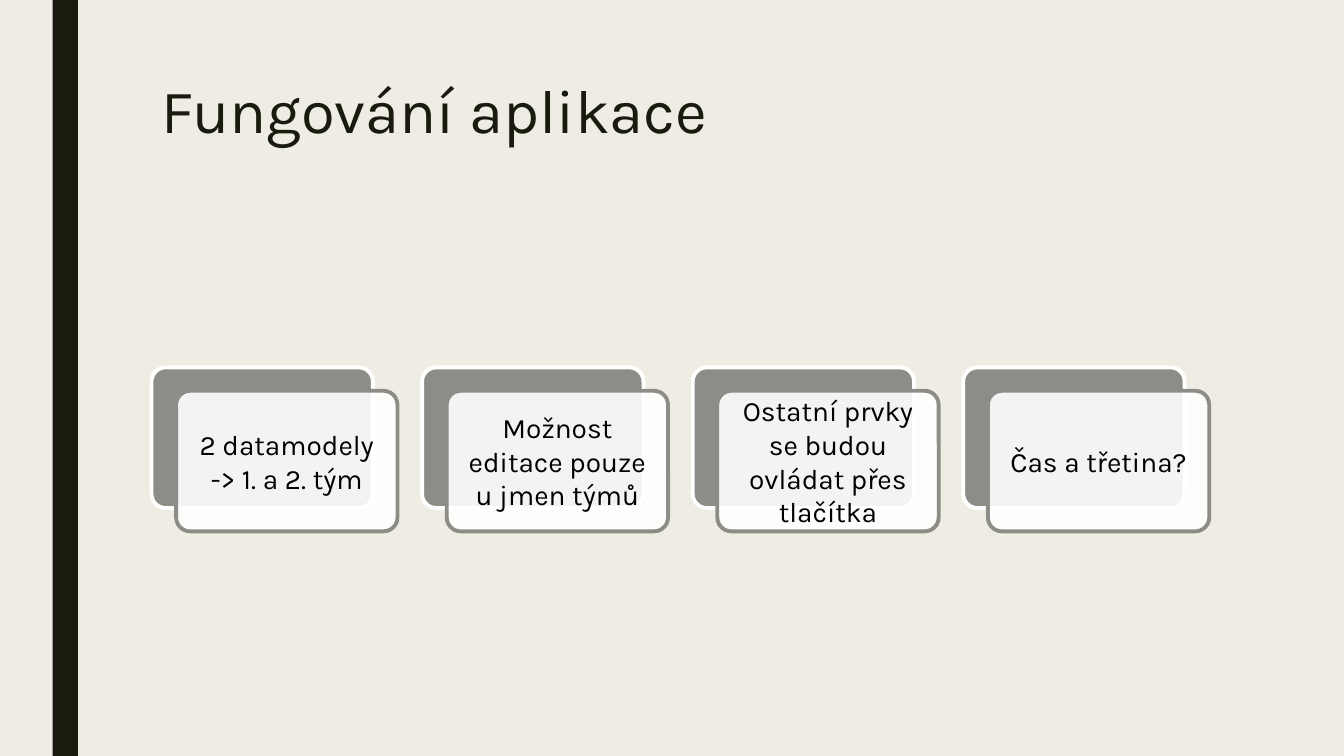
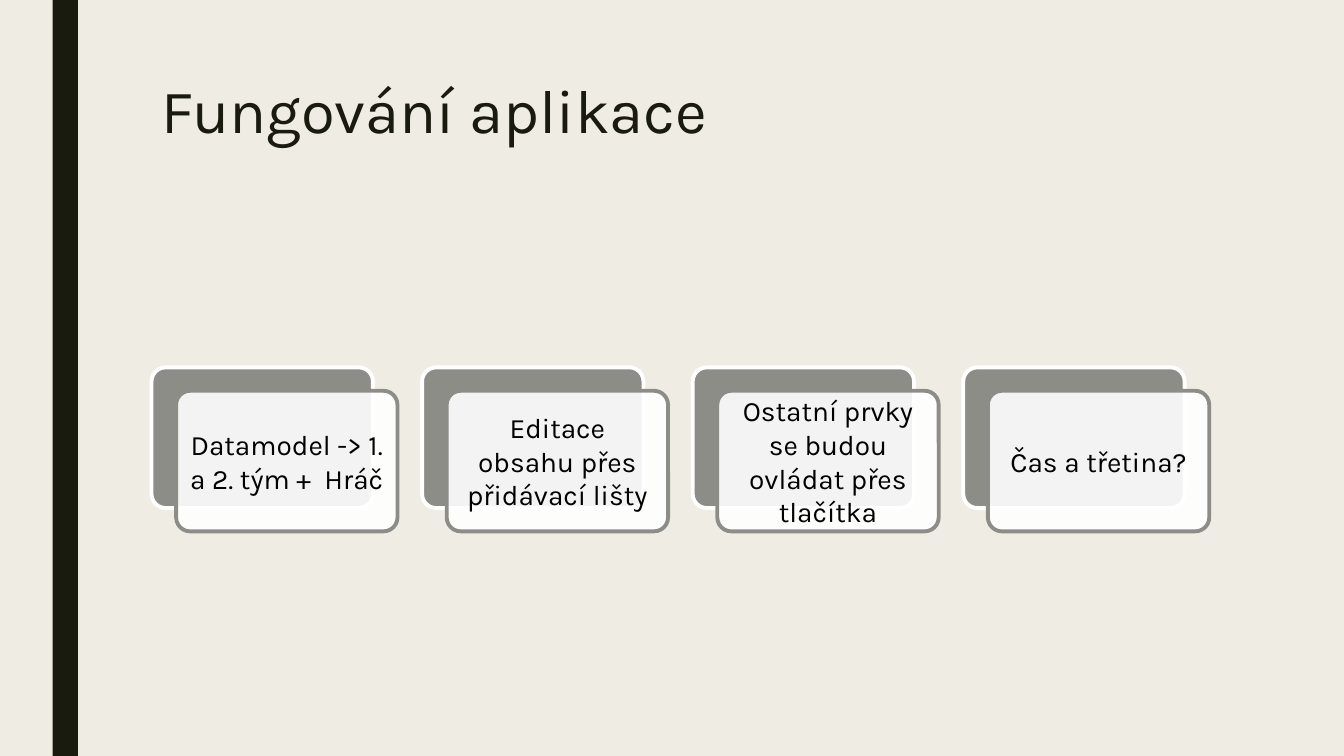
Before and after one commit to OpecenaPalacinka/UUR, a slide deck: slide 7 of Casomira/Prezentace_2.pptx. Drawn at 1344x756 pixels with LibreOffice and Linux fonts; fonts in the diff are those of the drawing. Boxes give left, top, right and bottom in pixels: in the first picture for what was removed or moved away, otherwise in the second. Text is boxed around its words. In the diff, an @@ line names an element or a change of style, - is before the commit and + after.

```diff
--- a/Casomira/Prezentace_2.pptx
+++ b/Casomira/Prezentace_2.pptx
@@ text at (x1=467, y1=418, x2=647, y2=512): text changed @@
-Možnost editace pouze u jmen týmů
+Editace obsahu přes přidávací lišty
@@ text at (x1=190, y1=436, x2=383, y2=496): text changed @@
-2 datamodely -> 1. a 2. tým
+Datamodel -> 1. a 2. tým + Hráč
```
Also in this commit, not shown: 3 other slides changed.
